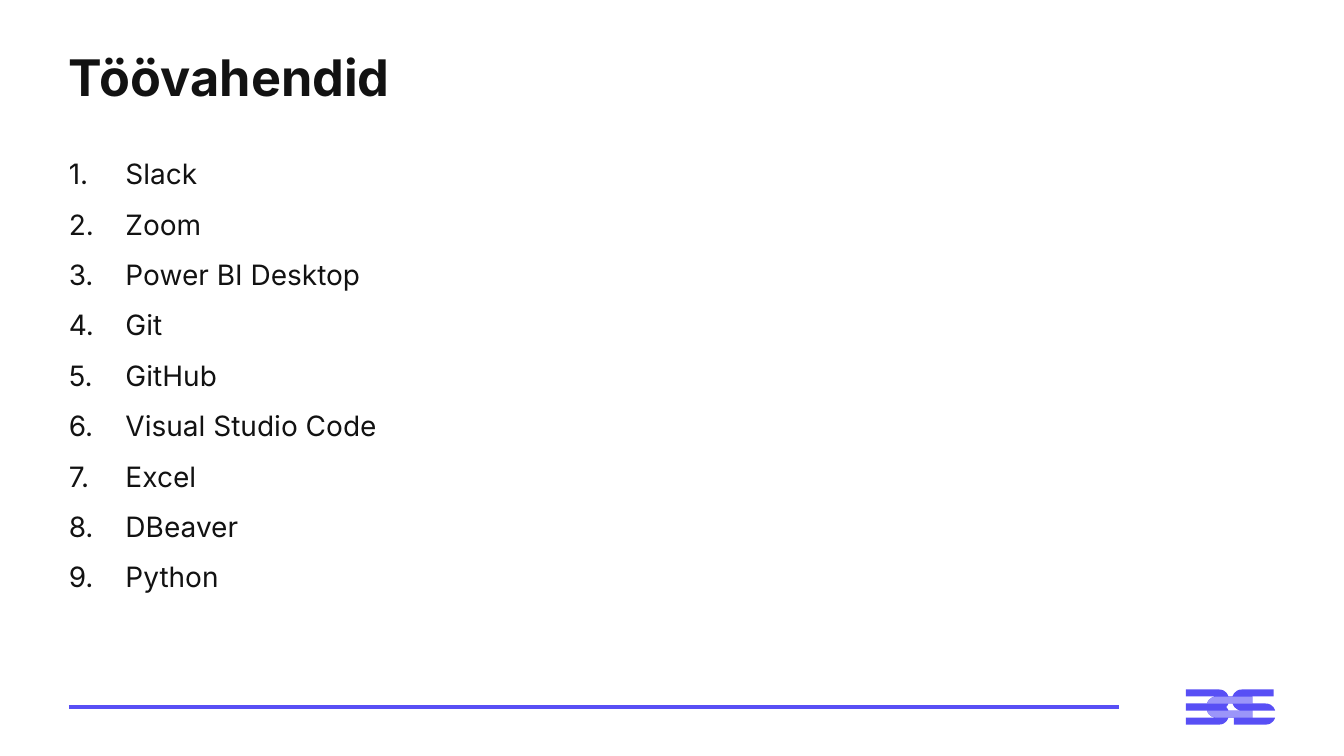
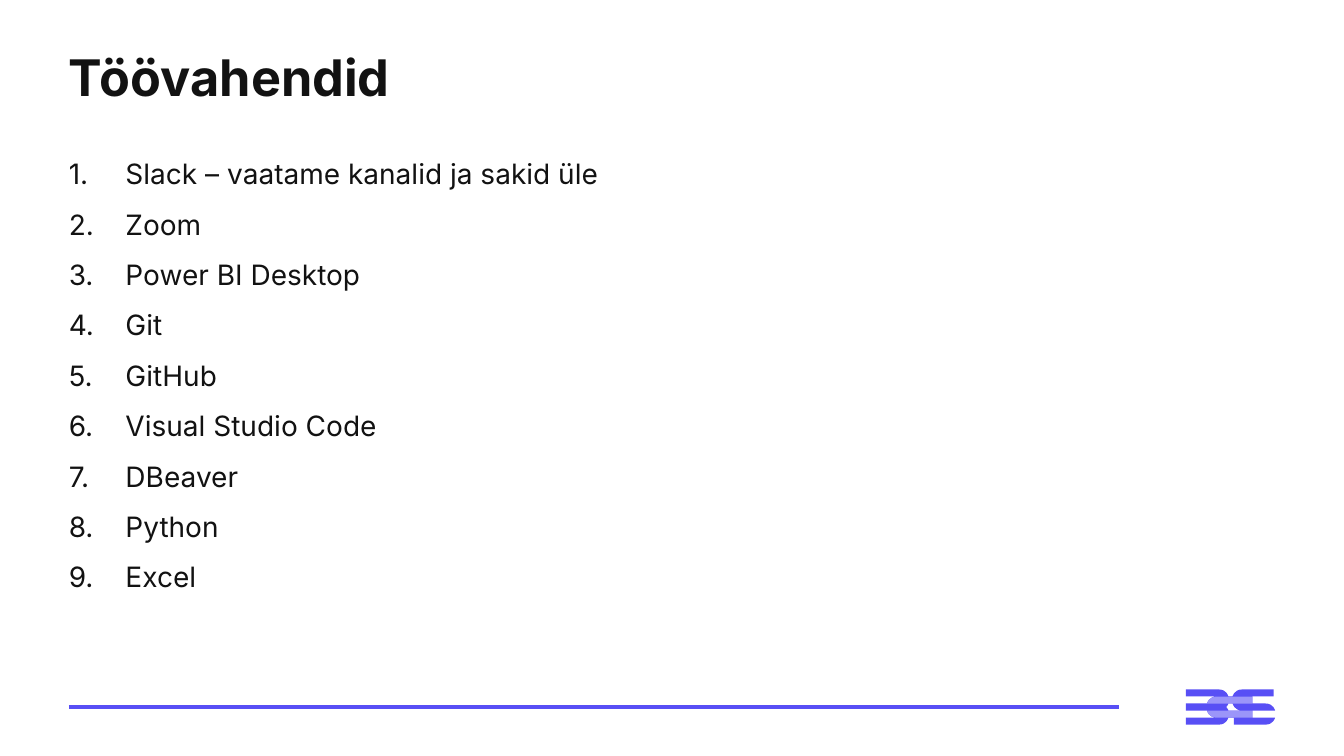
Before and after one commit to virverani/andmetarkus_2026_kevad, a slide deck: slide 10 of Day1/1-paev-andmetarkus-esitlus.pptx (slide 8 before the commit). Drawn at 1344x756 pixels with LibreOffice and Linux fonts; fonts in the diff are those of the drawing. Boxes give left, top, right and bottom in pixels: in the first picture for what was removed or moved away, otherwise in the second. Text is boxed around its words. In the diff, an @@ line names an element or a change of style, - is before the commit and + after.

```diff
--- a/Day1/1-paev-andmetarkus-esitlus.pptx
+++ b/Day1/1-paev-andmetarkus-esitlus.pptx
@@ text at (125, 163, 598, 190): text changed @@
-1. Slack
+1. Slack – vaatame kanalid ja sakid üle
@@ text at (125, 466, 196, 488): paragraph removed @@
-7. Excel
@@ text at (125, 566, 196, 588): paragraph added @@
+9. Excel
```
Also in this commit, not shown: 3 other slides changed.
